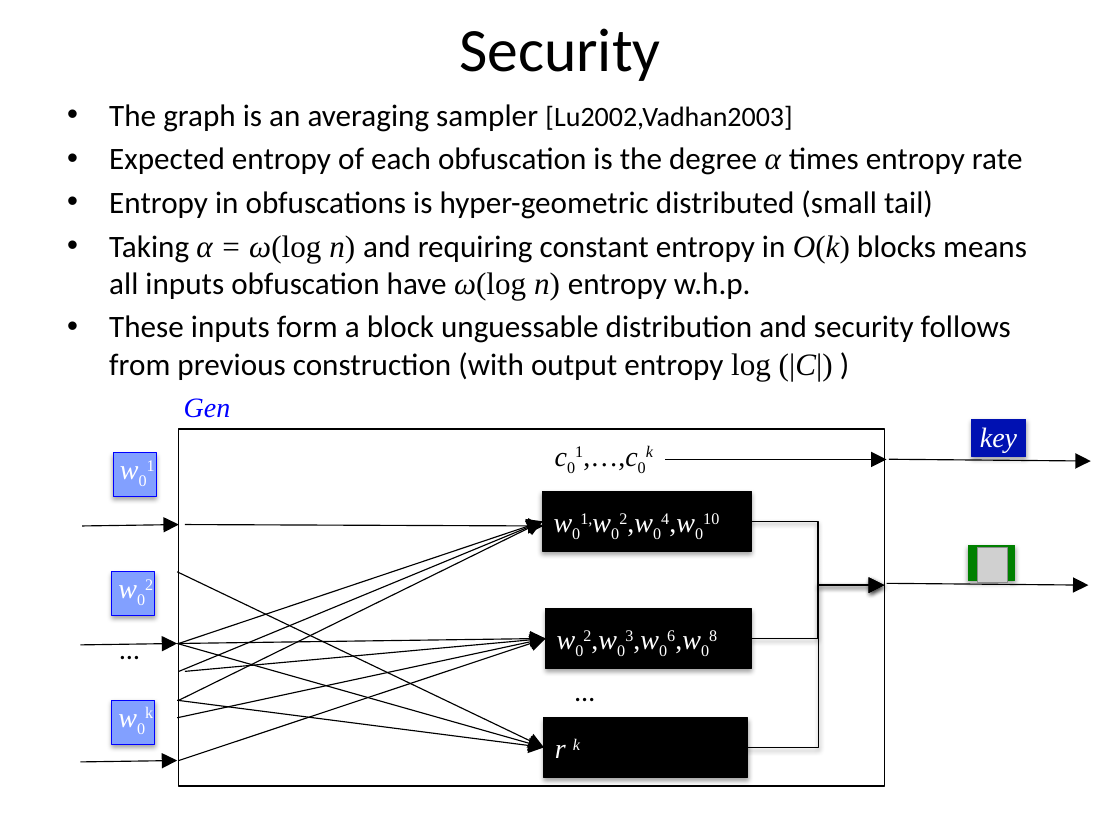
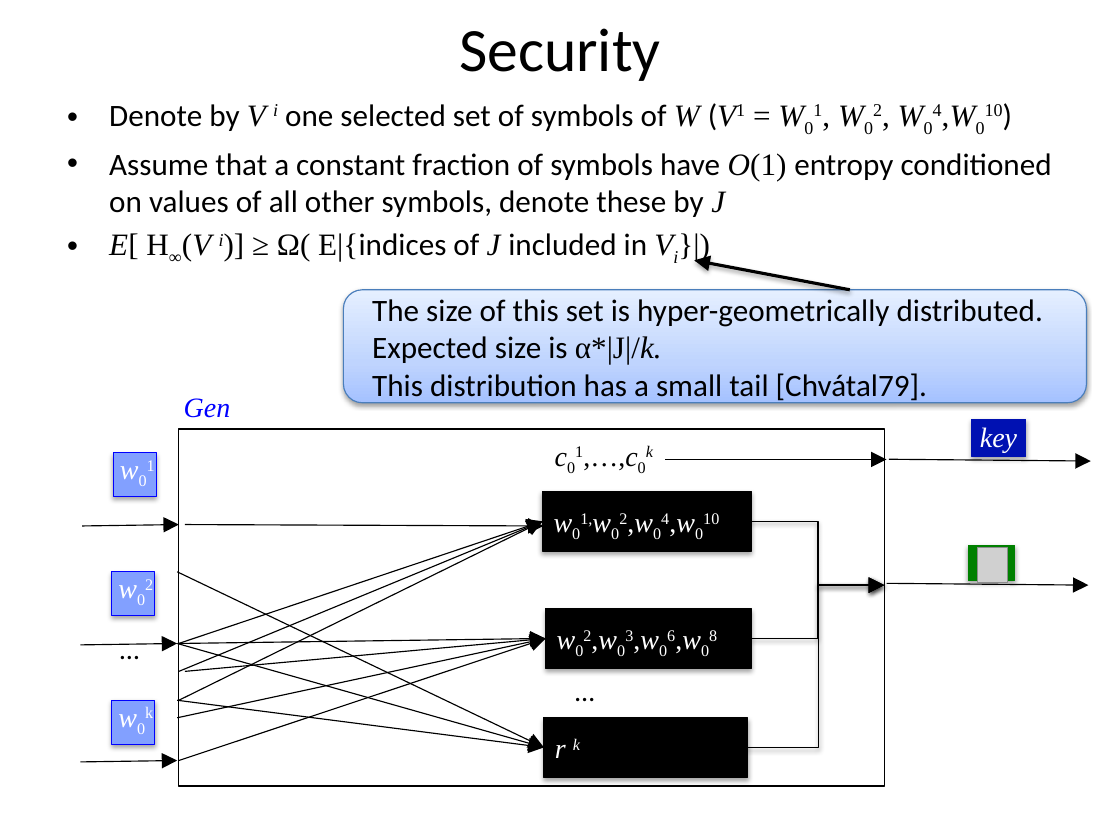
Before and after one commit to xianruimeng/comp-fuzzy-ext, a slide deck: slide 41 of constantRate/KeyDerivationWithNegativeUsable.pptx (slide 39 before the commit). Drawn at 1120x840 pixels with LibreOffice and Linux fonts; fonts in the diff are those of the drawing; grey boxes stand for pictures. Boxes give left, top, right and bottom in pixels: in the first picture for what was removed or moved away, otherwise in the second. Text is boxed around its words. In the diff, an @@ line names an element or a change of style, - is before the commit and + after.

```diff
--- a/constantRate/KeyDerivationWithNegativeUsable.pptx
+++ b/constantRate/KeyDerivationWithNegativeUsable.pptx
@@ text at (109,104,1052,261): text changed @@
-• The graph is an averaging sampler [Lu2002,Vadhan2003]
-• Expected entropy of each obfuscation is the degree α times entropy rate
-• Entropy in obfuscations is hyper-geometric distributed (small tail)
-• Taking α = ω(log n) and requiring constant entropy in O(k) blocks means all inputs obfuscation have ω(log n) entropy w.h.p.
-• These inputs form a block unguessable distribution and security follows from previous construction (with output entropy log (|C|) )
+• Denote by V i one selected set of symbols of W (V1 = W01, W02, W04,W010)
+• Assume that a constant fraction of symbols have O(1) entropy conditioned on values of all other symbols, denote these by J
+• E[ H∞(V i)] ≥ Ω( E|{indices of J included in Vi}|)
@@ arrow added from (850, 290) to (694, 260), #000000 2 pt @@
@@ rounded rectangle added at (344,290,1086,403), fill gradient #A4C4FF to #BFD4FF to #E6EEFF, outline #4B7EBC 0.75 pt, 20 pt, text #000000 @@
+The size of this set is hyper-geometrically distributed.
+Expected size is α*|J|/k.
+This distribution has a small tail [Chvátal79].
```
Also in this commit, not shown: 32 other slides changed, 2 slides added, 1 other file.
